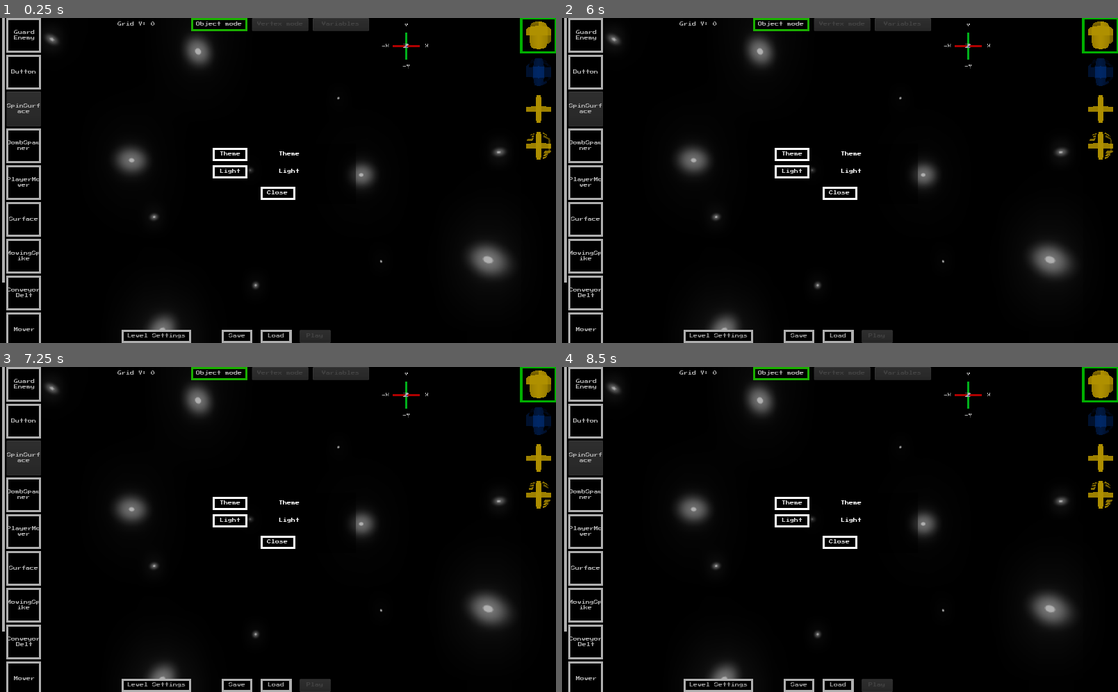
Above: before the commit, frames 1-4 (two rows, left to right).
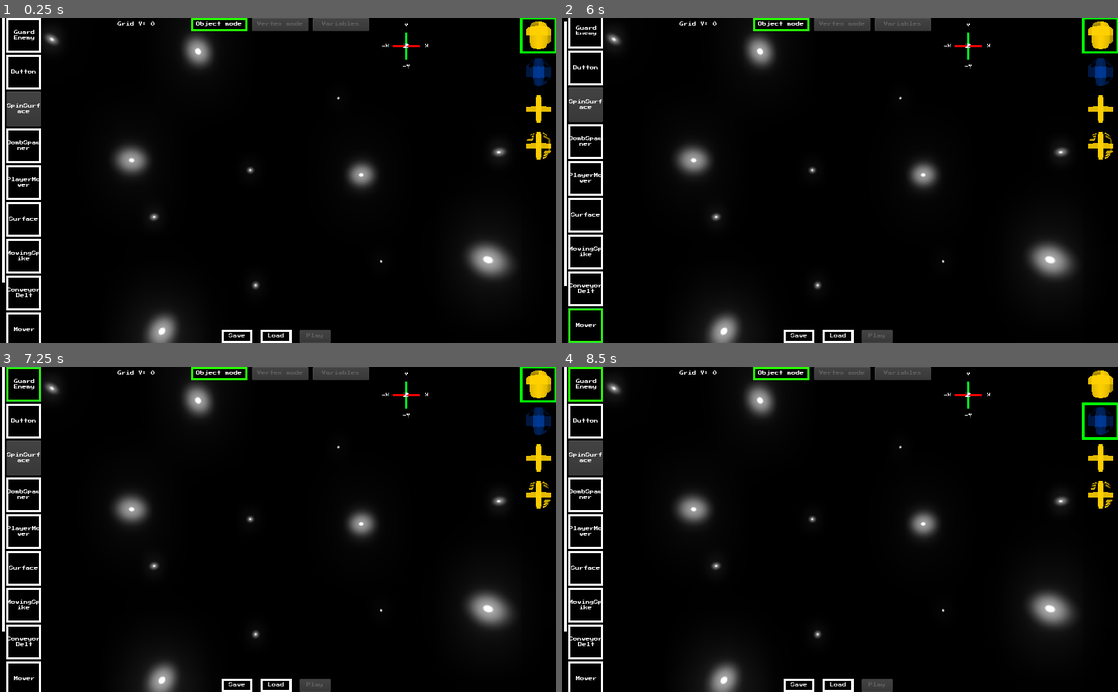
Above: after the commit, the same moments.

Repository: omthegg/WillYouHuman
Game: Godot game, scene res://source/LevelEditor/LevelEditor.tscn
Same seed, same stepped clock (60 frames per second), same inputs: the game is played once before the commit and once after it. This scene is started directly instead of the project's main scene. Sound files missing from this copy of the repository are replaced by a short silence.
Inputs (mouse positions are in pixels of both pictures, inside the frame that each line leads up to):
- Up to frame 1 (0.25 s): no input
- Up to frame 2 (6 s): click "Guard Enemy" at 0.5 s; click "Button" at 1.25 s; click "BombSpawner" at 2 s; click "PlayerMover" at 2.75 s; click "Surface" at 3.5 s; click "MovingSpike" at 4.25 s; click "Conveyor Belt" at 5 s; click "Mover" at 5.75 s
- Up to frame 3 (7.25 s): click "Guard Enemy" at 6.5 s
- Up to frame 4 (8.5 s): click (1101, 383) at 7.25 s; click (1101, 422) at 8 s

The runs differ from the first frame. In frame 1, 5.7% of the frame differs, in the area x 0-100%, y 0-100%; in frame 2, 6.6%; in frame 3, 5.7%; in frame 4, 5.9%.

Commit message:
OptionSwitch node progress

Diff:
--- a/project.godot
+++ b/project.godot
@@ -48,6 +48,11 @@
 "class": "MaterialButton",
 "language": "GDScript",
 "path": "res://source/LevelEditor/MaterialButton.gd"
+}, {
+"base": "Control",
+"class": "OptionSwitch",
+"language": "GDScript",
+"path": "res://source/LevelEditor/OptionSwitch.gd"
 }, {
 "base": "Spatial",
 "class": "OrbitArm",
@@ -223,6 +228,7 @@
 "LiquidLayer": "",
 "Map": "",
 "MaterialButton": "",
+"OptionSwitch": "",
 "OrbitArm": "",
 "PhysicsBall": "",
 "PhysicsEntity": "",
--- a/source/LevelEditor/LevelEditor.tscn
+++ b/source/LevelEditor/LevelEditor.tscn
@@ -9,6 +9,7 @@
 [ext_resource path="res://source/LevelEditor/TemplateButtonStyleboxNormal.tres" type="StyleBox" id=7]
 [ext_resource path="res://source/LevelEditor/TemplateButtonStyleboxPressed.tres" type="StyleBox" id=8]
 [ext_resource path="res://source/LevelEditor/ObjectHighlightCheckerboard.tres" type="Material" id=9]
+[ext_resource path="res://assets/images/custom/misc/triangle.png" type="Texture" id=10]
 
 [sub_resource type="NavigationMesh" id=1]
 resource_local_to_scene = true
@@ -524,6 +525,7 @@
 filters = PoolStringArray( "*.tscn ; Godot Scene File" )
 
 [node name="LevelSettingsButton" type="Button" parent="UI"]
+visible = false
 anchor_left = 0.219
 anchor_top = 0.96
 anchor_right = 0.344
@@ -537,6 +539,7 @@
 text = "Level Settings"
 
 [node name="LevelSettings" type="Control" parent="UI"]
+visible = false
 margin_left = 368.0
 margin_top = 232.0
 margin_right = 656.0
@@ -555,6 +558,7 @@
 custom_styles/panel = SubResource( 39 )
 
 [node name="ThemeButton" type="Button" parent="UI/LevelSettings"]
+visible = false
 margin_left = 24.0
 margin_top = 8.0
 margin_right = 88.0
@@ -566,6 +570,7 @@
 text = "Theme"
 
 [node name="LightButton" type="Button" parent="UI/LevelSettings"]
+visible = false
 margin_left = 24.0
 margin_top = 40.0
 margin_right = 88.0
@@ -588,9 +593,9 @@
 text = "Close"
 
 [node name="ThemeLabel" type="Label" parent="UI/LevelSettings"]
-margin_left = 96.0
+margin_left = 24.0
 margin_top = 8.0
-margin_right = 232.0
+margin_right = 88.0
 margin_bottom = 32.0
 custom_fonts/font = SubResource( 38 )
 text = "Theme"
@@ -598,14 +603,46 @@
 valign = 1
 
 [node name="LightLabel" type="Label" parent="UI/LevelSettings"]
-margin_left = 96.0
+margin_left = 24.0
 margin_top = 40.0
-margin_right = 232.0
+margin_right = 88.0
 margin_bottom = 64.0
 custom_fonts/font = SubResource( 38 )
 text = "Light"
 align = 1
 valign = 1
+
+[node name="LightValueLabel" type="Label" parent="UI/LevelSettings"]
+margin_left = 136.0
+margin_top = 40.0
+margin_right = 232.0
+margin_bottom = 64.0
+custom_fonts/font = SubResource( 38 )
+text = "Light value"
+align = 1
+valign = 1
+
+[node name="ThemeValueLabel" type="Label" parent="UI/LevelSettings"]
+margin_left = 136.0
+margin_top = 8.0
+margin_right = 232.0
+margin_bottom = 32.0
+custom_fonts/font = SubResource( 38 )
+text = "Theme value"
+align = 1
+valign = 1
+
+[node name="TextureButton" type="TextureButton" parent="UI/LevelSettings"]
+margin_left = 114.0
+margin_top = 12.0
+margin_right = 130.0
+margin_bottom = 28.0
+rect_rotation = -90.0
+rect_pivot_offset = Vector2( 8, 8 )
+texture_normal = ExtResource( 10 )
+texture_pressed = ExtResource( 10 )
+texture_hover = ExtResource( 10 )
+expand = true
 
 [connection signal="text_entered" from="UI/Panel4/GroupLineEdit" to="." method="_on_GroupLineEdit_text_entered"]
 [connection signal="pressed" from="UI/Panel4/AddGroupButton" to="." method="_on_AddGroupButton_pressed"]
--- /dev/null
+++ b/source/LevelEditor/OptionSwitch.gd
@@ -0,0 +1,51 @@
+extends Control
+
+class_name OptionSwitch
+
+export var options:PoolStringArray = []
+export var current_option:int = 0
+
+onready var label = Label.new()
+onready var left_arrow = TextureButton.new()
+onready var right_arrow = TextureButton.new()
+
+var triangle_texture = preload("res://assets/images/custom/misc/triangle.png")
+var font_data = preload("res://assets/fonts/PressStart2P-Regular.ttf")
+
+func _ready():
+	add_child(left_arrow)
+	add_child(right_arrow)
+	add_child(label)
+
+	left_arrow.connect("pressed", self, "_on_LeftArrow_pressed")
+	right_arrow.connect("pressed", self, "_on_RightArrow_pressed")
+
+	left_arrow.texture_normal = triangle_texture
+	left_arrow.texture_hover = triangle_texture
+	left_arrow.texture_pressed = triangle_texture
+
+	right_arrow.texture_normal = triangle_texture
+	right_arrow.texture_hover = triangle_texture
+	right_arrow.texture_pressed = triangle_texture
+
+	var label_font = DynamicFont.new()
+	label_font.font_data = font_data
+
+	label.set("custom_fonts/font", label_font)
+	label.text = options[current_option]
+
+
+func _on_LeftArrow_pressed():
+	current_option -= 1
+	if current_option < options.size():
+		current_option = options.size()
+
+	label.text = options[current_option]
+
+
+func _on_RightArrow_pressed():
+	current_option += 1
+	if current_option > options.size():
+		current_option = 0
+
+	label.text = options[current_option]
--- a/source/player/Player.tscn
+++ b/source/player/Player.tscn
@@ -1133,12 +1133,12 @@
 bones/1/parent = 0
 bones/1/rest = Transform( 0, 1, -1.34359e-07, -1, 0, 7.54979e-08, 7.54979e-08, 1.34359e-07, 1, 0.3, 0.85, 4.03076e-08 )
 bones/1/enabled = true
-bones/1/bound_children = [  ]
+bones/1/bound_children = [ NodePath("BoneAttachment2") ]
 bones/2/name = "arm2.L"
 bones/2/parent = 1
 bones/2/rest = Transform( 1, 5.96047e-07, 1.19209e-07, -5.96047e-07, 1, -1.59429e-13, -1.19209e-07, 8.83746e-14, 1, -4.76837e-07, 0.4, -1.33227e-14 )
 bones/2/enabled = true
-bones/2/bound_children = [  ]
+bones/2/bound_children = [ NodePath("BoneAttachment") ]
 bones/3/name = "hand.L"
 bones/3/parent = 2
 bones/3/rest = Transform( 1, 1.13687e-13, 1.06581e-14, -1.13687e-13, 1, 2.5411e-21, -1.06581e-14, -2.5411e-21, 1, -1.78814e-07, 0.4, 1.64748e-14 )
@@ -1148,12 +1148,12 @@
 bones/4/parent = 0
 bones/4/rest = Transform( 0, -1, -1.34359e-07, 1, 0, 7.54979e-08, -7.54979e-08, -1.34359e-07, 1, -0.3, 0.85, -4.03077e-08 )
 bones/4/enabled = true
-bones/4/bound_children = [  ]
+bones/4/bound_children = [ NodePath("BoneAttachment4") ]
 bones/5/name = "arm2.R"
 bones/5/parent = 4
 bones/5/rest = Transform( 1, -5.96046e-07, -1.19209e-07, 5.96046e-07, 1, -1.31007e-13, 1.19209e-07, 5.99529e-14, 1, 4.76837e-07, 0.4, -1.19016e-14 )
 bones/5/enabled = true
-bones/5/bound_children = [  ]
+bones/5/bound_children = [ NodePath("BoneAttachment3") ]
 bones/6/name = "hand.R"
 bones/6/parent = 5
 bones/6/rest = Transform( 1, -1.13687e-13, -1.06581e-14, 1.13687e-13, 1, -1.10114e-20, 1.06581e-14, 1.10114e-20, 1, 1.78814e-07, 0.4, 1.64748e-14 )
@@ -2207,22 +2207,22 @@
 bones/0/parent = -1
 bones/0/rest = Transform( 1, -4.51308e-15, 1.34359e-07, 1.35392e-14, 1, -6.71794e-08, -1.34359e-07, 6.71794e-08, 1, 0, 1, 0 )
 bones/0/enabled = true
-bones/0/bound_children = [  ]
+bones/0/bound_children = [ NodePath("BoneAttachment11") ]
 bones/1/name = "head"
 bones/1/parent = 0
 bones/1/rest = Transform( 1, -2.05876e-22, 7.10543e-14, 2.05879e-22, 1, -4.5001e-14, -7.10543e-14, 4.5001e-14, 1, 4.96043e-21, 1, -2.84217e-14 )
 bones/1/enabled = true
-bones/1/bound_children = [  ]
+bones/1/bound_children = [ NodePath("BoneAttachment"), NodePath("BoneAttachment2") ]
 bones/2/name = "arm1.L"
 bones/2/parent = 0
 bones/2/rest = Transform( -3.57628e-07, 1, -1.34359e-07, -1, -3.57628e-07, -1.03316e-07, -1.03316e-07, 1.34359e-07, 1, 0.2, 0.853, 2.68717e-08 )
 bones/2/enabled = true
-bones/2/bound_children = [  ]
+bones/2/bound_children = [ NodePath("BoneAttachment4") ]
 bones/3/name = "arm2.L"
 bones/3/parent = 2
 bones/3/rest = Transform( 1, -1.42109e-14, 9.23706e-14, 1.42109e-14, 1, -4.9738e-14, -9.23706e-14, 4.9738e-14, 1, -5.96048e-08, 0.4, 1.57649e-14 )
 bones/3/enabled = true
-bones/3/bound_children = [  ]
+bones/3/bound_children = [ NodePath("BoneAttachment3") ]
 bones/4/name = "hand.L"
 bones/4/parent = 3
 bones/4/rest = Transform( 1, 2.84217e-14, 1.06581e-14, -2.84217e-14, 1, -9.31736e-21, -1.06581e-14, 9.31736e-21, 1, -5.96048e-08, 0.4, 1.44325e-14 )
@@ -2232,12 +2232,12 @@
 bones/5/parent = 0
 bones/5/rest = Transform( -1, 1.84414e-20, -2.85355e-07, -1.64138e-20, -1, -7.10543e-15, -2.85355e-07, -7.10543e-15, 1, 0.15, -1.19209e-07, 2.01538e-08 )
 bones/5/enabled = true
-bones/5/bound_children = [  ]
+bones/5/bound_children = [ NodePath("BoneAttachment6") ]
 bones/6/name = "leg2.L"
 bones/6/parent = 5
 bones/6/rest = Transform( 1, 9.17207e-21, -6.3573e-08, -1.15379e-20, 1, -3.72146e-14, 6.3573e-08, 3.72146e-14, 1, -1.49011e-08, 0.5, -8.88178e-15 )
 bones/6/enabled = true
-bones/6/bound_children = [  ]
+bones/6/bound_children = [ NodePath("BoneAttachment5") ]
 bones/7/name = "foot.L"
 bones/7/parent = 6
 bones/7/rest = Transform( 1, -8.74228e-08, 1.68587e-07, 1.68587e-07, -1.19209e-07, -1, 8.74228e-08, 1, -1.19209e-07, -1.49011e-08, 0.5, -1.84741e-14 )
@@ -2247,12 +2247,12 @@
 bones/8/parent = 0
 bones/8/rest = Transform( -3.57628e-07, -1, -1.34359e-07, 1, -3.57628e-07, -1.03316e-07, 1.03316e-07, -1.34359e-07, 1, -0.2, 0.853, -2.68718e-08 )
 bones/8/enabled = true
-bones/8/bound_children = [  ]
+bones/8/bound_children = [ NodePath("BoneAttachment8") ]
 bones/9/name = "arm2.R"
 bones/9/parent = 8
 bones/9/rest = Transform( 1, 9.9476e-14, -9.9476e-14, -9.9476e-14, 1, -7.1054e-15, 9.9476e-14, 7.1054e-15, 1, 5.96048e-08, 0.4, 1.15017e-14 )
 bones/9/enabled = true
-bones/9/bound_children = [  ]
+bones/9/bound_children = [ NodePath("BoneAttachment7") ]
 bones/10/name = "hand.R"
 bones/10/parent = 9
 bones/10/rest = Transform( 1, -5.68434e-14, -1.06581e-14, 5.68434e-14, 1, -5.50571e-21, 1.06581e-14, 5.50571e-21, 1, 5.96048e-08, 0.4, 7.32704e-15 )
@@ -2262,12 +2262,12 @@
 bones/11/parent = 0
 bones/11/rest = Transform( -1, -5.02404e-22, 1.6637e-08, 3.84192e-22, -1, -7.10543e-15, 1.6637e-08, -7.10543e-15, 1, -0.15, -1.19209e-07, -2.01538e-08 )
 bones/11/enabled = true
-bones/11/bound_children = [  ]
+bones/11/bound_children = [ NodePath("BoneAttachment10") ]
 bones/12/name = "leg2.R"
 bones/12/parent = 11
 bones/12/rest = Transform( 1, 1.79569e-21, 6.3573e-08, 5.70162e-22, 1, -3.72146e-14, -6.3573e-08, 3.72146e-14, 1, 1.49011e-08, 0.5, -1.24345e-14 )
 bones/12/enabled = true
-bones/12/bound_children = [  ]
+bones/12/bound_children = [ NodePath("BoneAttachment9") ]
 bones/13/name = "foot.R"
 bones/13/parent = 12
 bones/13/rest = Transform( 1, 8.74227e-08, 1.68587e-07, 1.68587e-07, -1.19209e-07, -1, -8.74227e-08, 1, -1.19209e-07, 1.49011e-08, 0.5, -1.3145e-14 )
Binary file added: assets/images/custom/misc/triangle.png
Not shown, added: assets/images/custom/misc/triangle.png.import
Not shown: 1 places in source/LevelEditor/LevelEditor.tscn that only renumber resources
